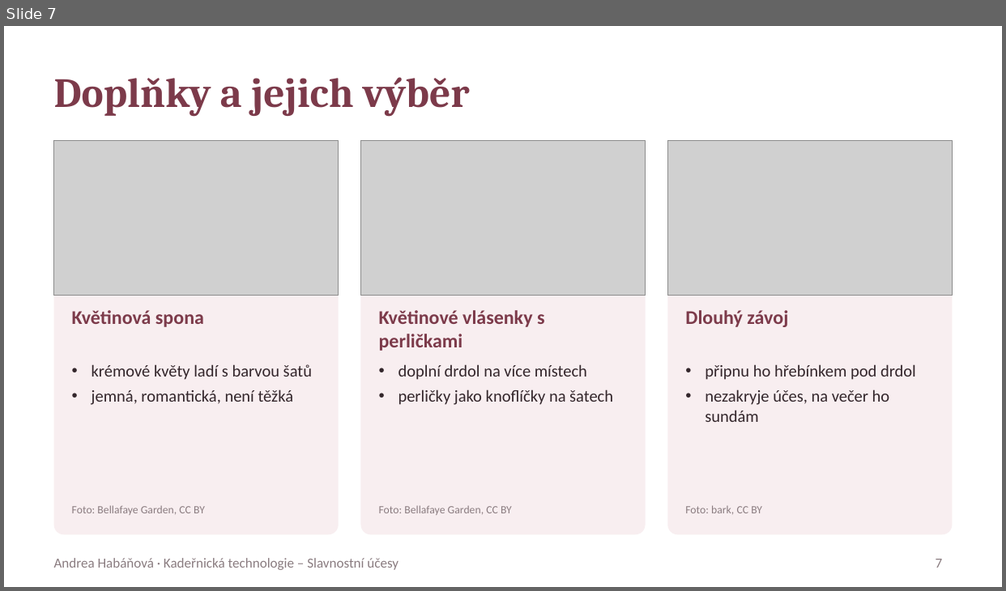
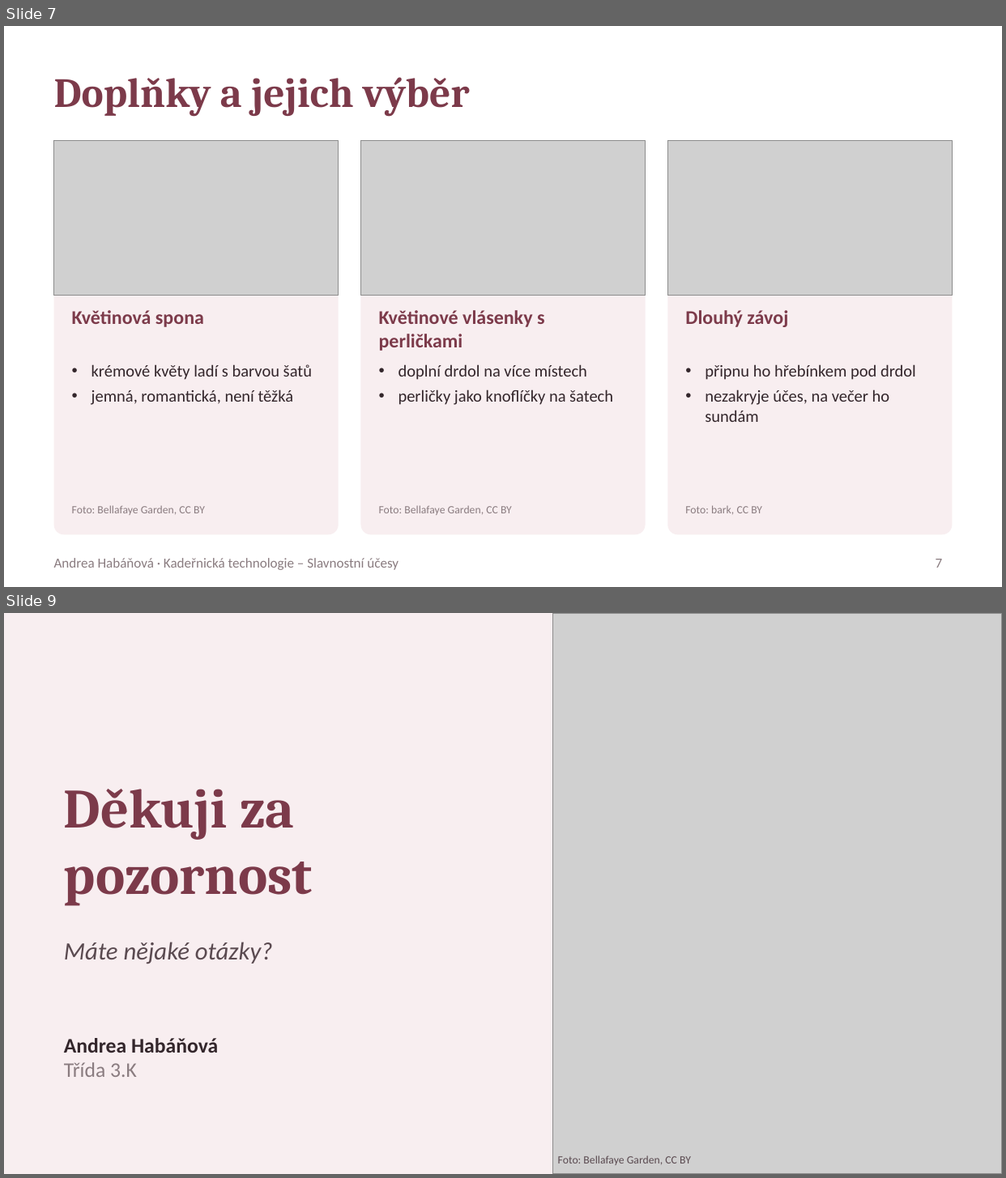
Before and after one commit to tdrzt4grdp-beep/P, a slide deck: svatebni_uces/Svatebni_uces_Habanova.pptx. Shown one above the other, each under a label of ours: slide 7 before the commit, slides 7 and 9 after it; the slides between them are not shown. The pictures are 1006x591 and 1006x1178 pixels, drawn with LibreOffice and Linux fonts; fonts in the diff are those of the drawing; grey boxes stand for pictures. Boxes give left, top, right and bottom in pixels: in the first picture for what was removed or moved away, otherwise in the second. Text is boxed around its words. In the diff, an @@ line names an element or a change of style, - is before the commit and + after.

```diff
--- a/svatebni_uces/Svatebni_uces_Habanova.pptx
+++ b/svatebni_uces/Svatebni_uces_Habanova.pptx
@@ slide 9 added at [4,613,1002,1174], background #F8EEF0 @@
@@ picture added at [553,613,1002,1174] @@
@@ text added at [64,789,313,906], 40 pt, text #7C3A4A, bold @@
+Děkuji za pozornost
@@ text added at [64,942,273,965], 18 pt, text #5A4A50, italic @@
+Máte nějaké otázky?
@@ text added at [64,1038,218,1077], 15 pt, text #33262B, bold @@
+Andrea Habáňová
+Třída 3.K
@@ text added at [558,1156,691,1165], 8 pt, text #5A4A50 @@
+Foto: Bellafaye Garden, CC BY
```
Also in this commit, not shown: 2 slides changed, 3 other files.
